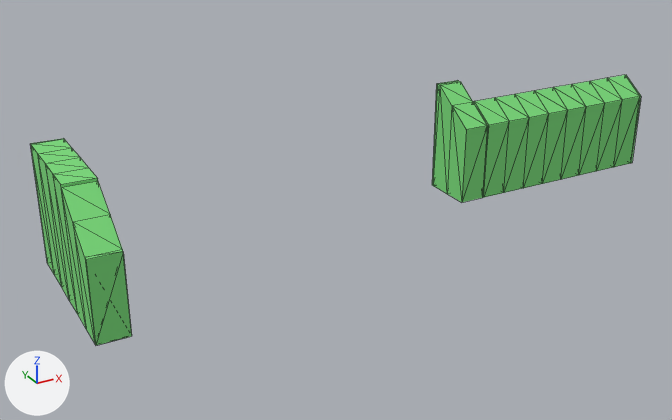
Two versions of the glTF model na-project-portal/26-Projects/RB05__WestFarm/30__TrueVision__AppContent/DesignPhase01__ConceptDesign__Scheme-02/RB05__Storey__SecondFloor__ProposedFixtures__MeshModel__.glb, one commit apart.
One viewpoint serves both versions: a camera (50 mm lens) standing at (6.67, 3.46, 15.44) and looking at (15.74, 19.95, 7.2). Arrows for +X, +Y and +Z are at lower left; the lights stay in place. The older version comes first. Mesh edges are drawn as thin lines. Vertices at exactly the same position are counted once.

In view in the first picture: '27__ProposedBuilding__Fixtures::MAT014__ForDiscussion__Green'.
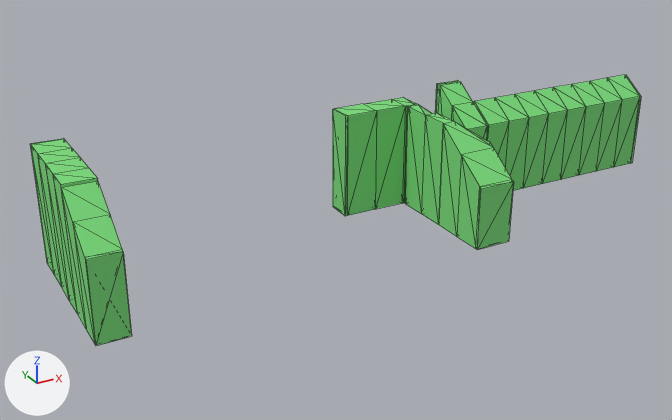
Changed parts and their boxes (x1, y1, x2, y2) in the pictures (672 x 420 px):
part 1 of me_mesh_0_27__proposedbuilding__fixtures__mat014__fordiscussion__green, added (green)
    after: (333, 97, 514, 250)

The change, as a list of edits to the scene's bpy script:
```text
Change me_mesh_0_27__proposedbuilding__fixtures__mat014__fordiscussion__green:
    used by ob_27__proposedbuilding__fixtures__mat014__fordiscussion__green; location = (0.0, 0.0, 0.0)
    remove me_mesh_0_27__proposedbuilding__fixtures__mat014__fordiscussion__green.from_pydata(...)  # 96 vertices, 256 faces; spans x 9.74..24.62, y 17.78..21.47, z 6.7..9.3
    add me_mesh_0_27__proposedbuilding__fixtures__mat014__fordiscussion__green.from_pydata(...)  # 150 vertices, 389 faces; spans x 9.74..24.62, y 17.66..21.47, z 6.7..9.3
    me_mesh_0_27__proposedbuilding__fixtures__mat014__fordiscussion__green part 1: a new loose piece of 54 vertices spanning x 16.31..18.75, y 17.66..21.14, z 6.7..9.1, in mat_mat014__fordiscussion__green (green #7adb7a)
```
